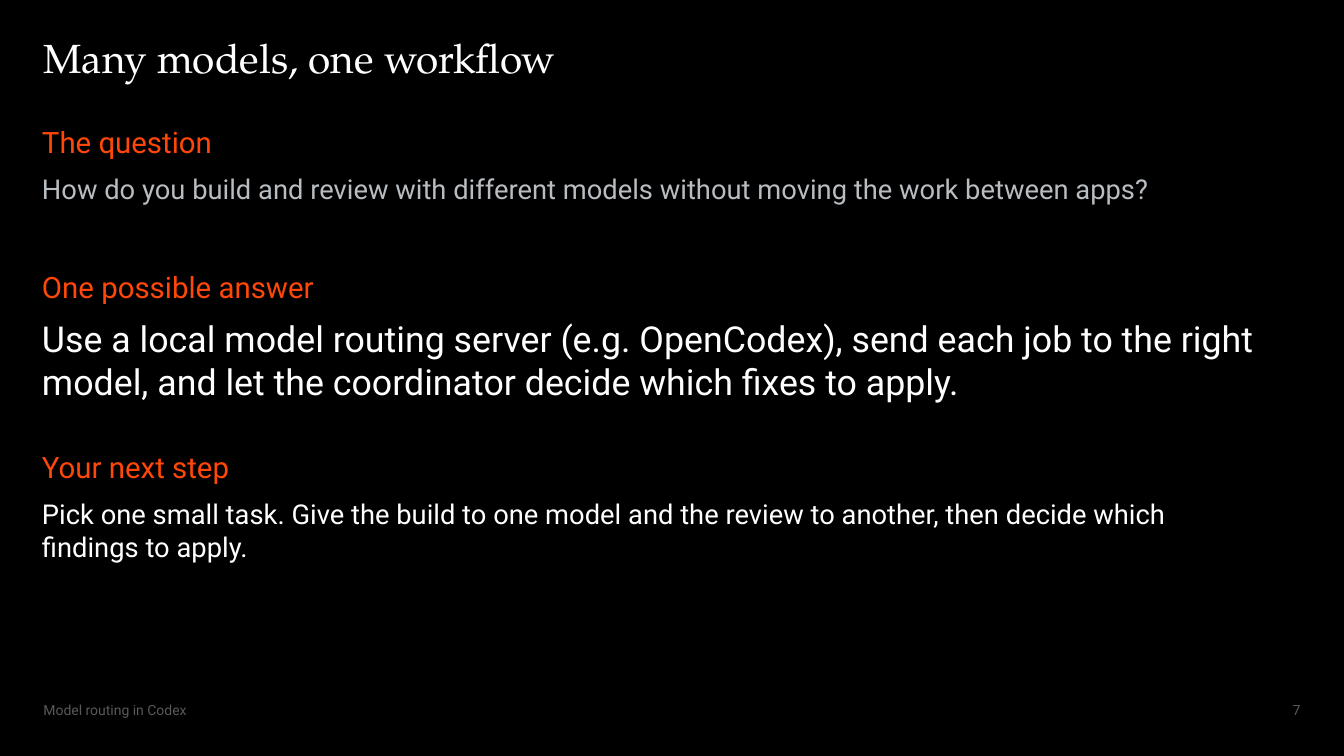
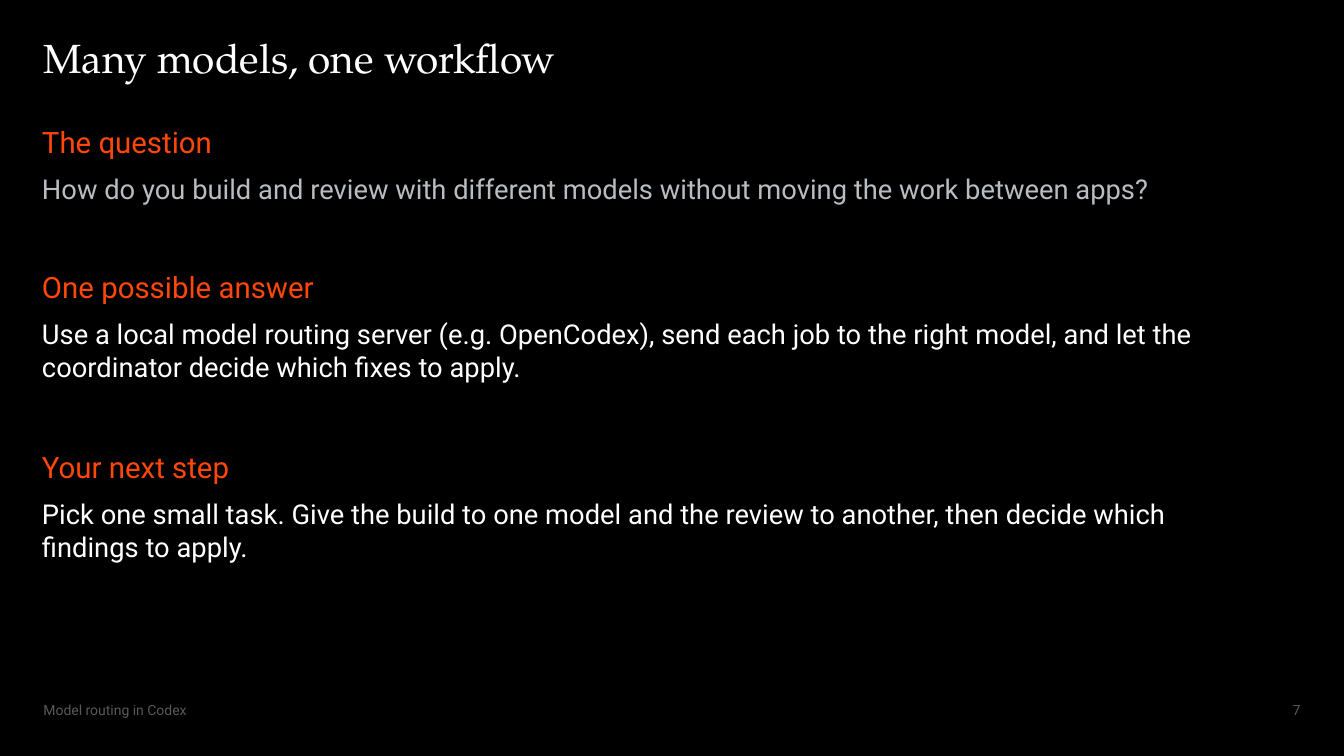
Before and after one commit to Max-FM/RDP-Train-the-Trainer-Workshop-2026, a slide deck: slide 7 of presentation/model-routing.pptx. Drawn at 1344x756 pixels with LibreOffice and Linux fonts; fonts in the diff are those of the drawing. Boxes give left, top, right and bottom in pixels: in the first picture for what was removed or moved away, otherwise in the second. Text is boxed around its words. In the diff, an @@ line names an element or a change of style, - is before the commit and + after.

Commit message:
docs(presentation): update model routing deck

```diff
--- a/presentation/model-routing.pptx
+++ b/presentation/model-routing.pptx
@@ text "Use a local model routing ..." at (42, 322, 1191, 383): size 25.5 to 19.5 pt @@
```
Also in this commit, not shown: 1 other slide changed.
